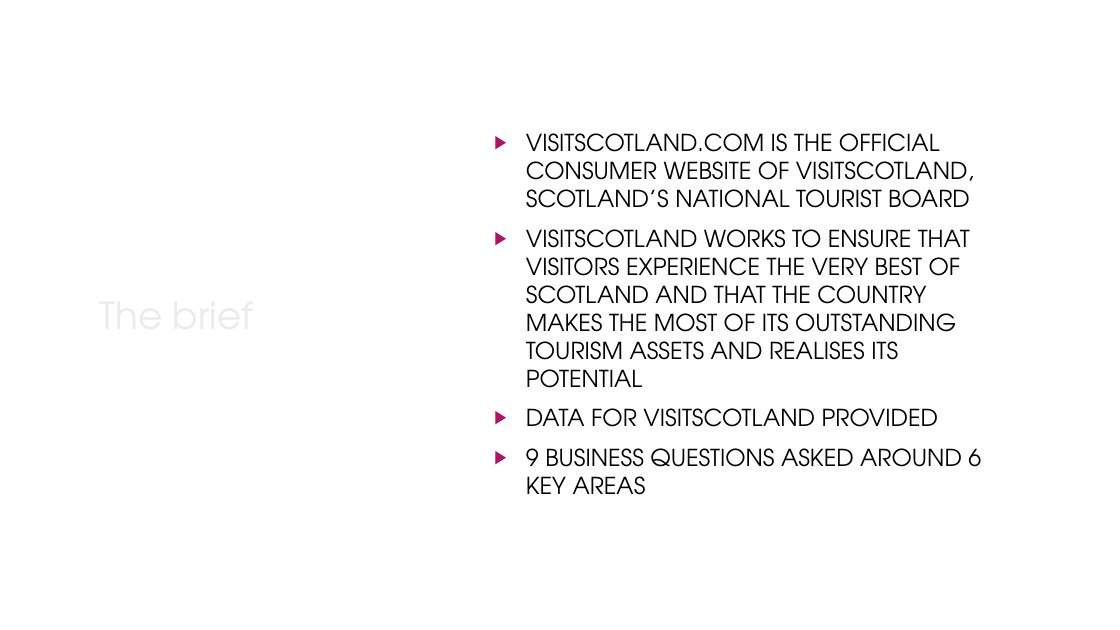
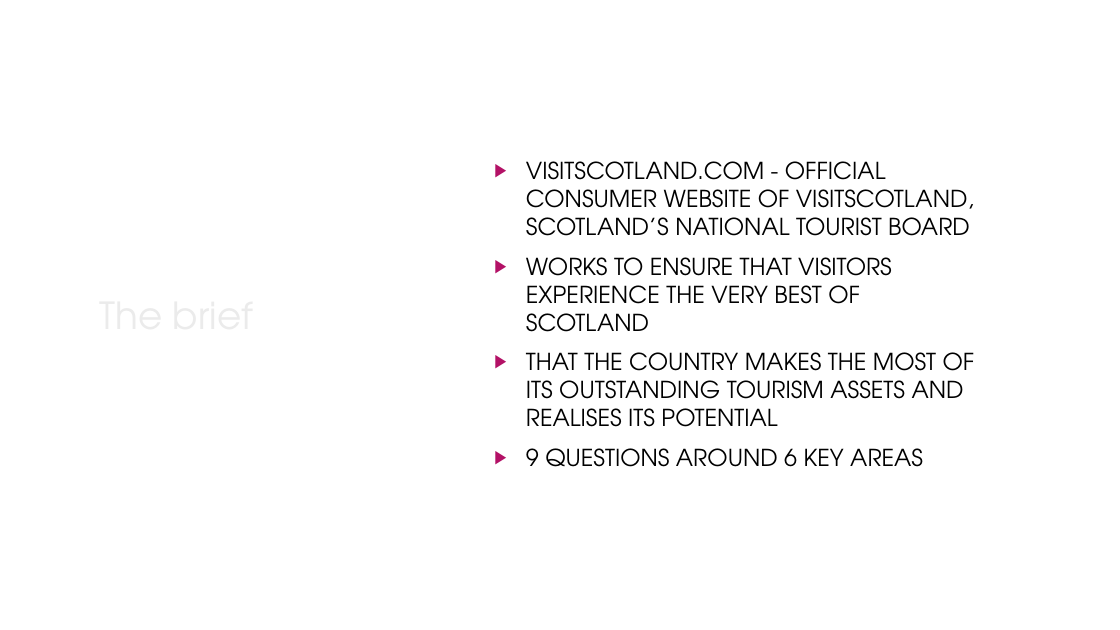
Before and after one commit to louiseshambrook/visit_scotland_final_project, a slide deck: slide 3 of presentation/visit_scotland_presentation.pptx. Drawn at 1120x630 pixels with LibreOffice and Linux fonts; fonts in the diff are those of the drawing; background and template pictures are left out. Boxes give left, top, right and bottom in pixels: in the first picture for what was removed or moved away, otherwise in the second. Text is boxed around its words. In the diff, an @@ line names an element or a change of style, - is before the commit and + after.

```diff
--- a/presentation/visit_scotland_presentation.pptx
+++ b/presentation/visit_scotland_presentation.pptx
@@ subtitle at [526, 161, 975, 467]: text changed @@
-▶ VISITSCOTLAND.COM IS THE OFFICIAL CONSUMER WEBSITE OF VISITSCOTLAND, SCOTLAND’S NATIONAL TOURIST BOARD
-▶ VISITSCOTLAND WORKS TO ENSURE THAT VISITORS EXPERIENCE THE VERY BEST OF SCOTLAND AND THAT THE COUNTRY MAKES THE MOST OF ITS OUTSTANDING TOURISM ASSETS AND REALISES ITS POTENTIAL
-▶ DATA FOR VISITSCOTLAND PROVIDED
-▶ 9 BUSINESS QUESTIONS ASKED AROUND 6 KEY AREAS
+▶ VISITSCOTLAND.COM - OFFICIAL CONSUMER WEBSITE OF VISITSCOTLAND, SCOTLAND’S NATIONAL TOURIST BOARD
+▶ WORKS TO ENSURE THAT VISITORS EXPERIENCE THE VERY BEST OF SCOTLAND
+▶ THAT THE COUNTRY MAKES THE MOST OF ITS OUTSTANDING TOURISM ASSETS AND REALISES ITS POTENTIAL
+▶ 9 QUESTIONS AROUND 6 KEY AREAS
```
Also in this commit, not shown: 6 other slides changed, 1 slide added, 1 slide removed, 5 other files.
